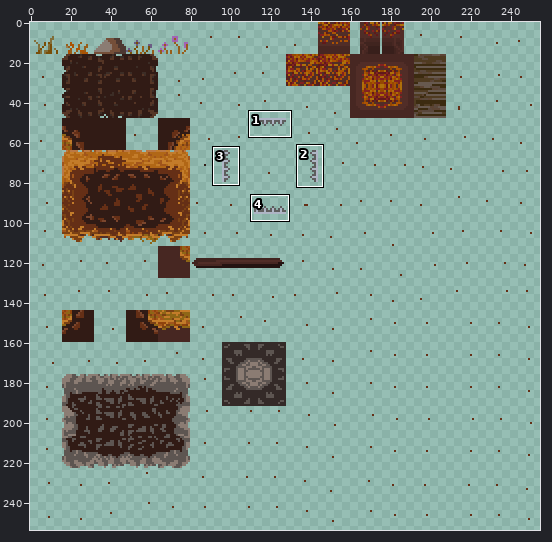
Sprite sheet: Amano/Assets/Environment/Tileset/Amano_Tileset.png. Above, an overview of the earlier version with the close-up marked.
Close-up. As it was:
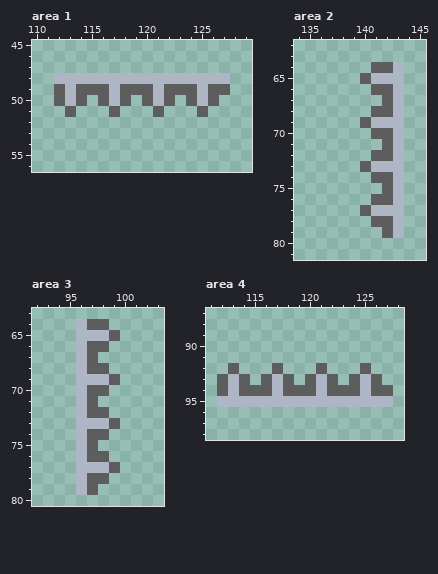
The file is 256x256 pixels. Colours within 5 levels of each other are drawn and written as one. Shown: area 1: x 110..129, y 45..56; area 2: x 134..145, y 62..81; area 3: x 92..103, y 63..80; area 4: x 111..128, y 87..98. The wide view leaves out empty margins. The commit also changed other parts of the picture, which this record leaves out.
Now the later version:
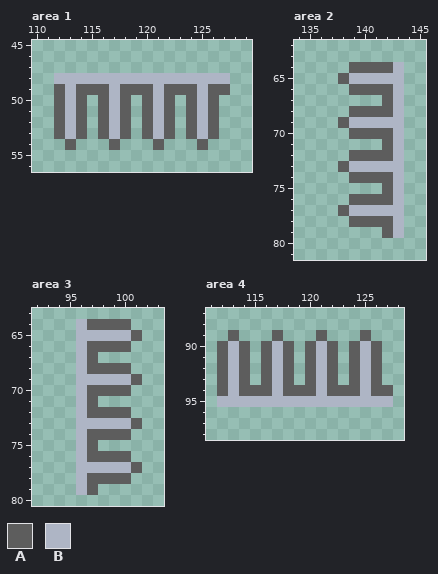
Palette (. is transparent): A #5d5d5d  B #aeb5c5
Edits made:
Changed rows in their new state; - is an unchanged pixel.
Area 1:
first column x 112:
51 ABA-ABA-ABA-ABA
52 ABA-ABA-ABA-ABA
53 ABA-ABA-ABA-ABA
54 -A---A---A---A-
Area 2:
first column x 138:
64 -AA
65 ABB
66 -AA
68 -AA
69 ABB
70 -AA
72 -AA
73 ABB
74 -AA
76 -AA
77 ABB
78 -AA
Area 3:
first column x 99:
64 AA-
65 BBA
66 AA-
68 AA-
69 BBA
70 AA-
72 AA-
73 BBA
74 AA-
76 AA-
77 BBA
78 AA-
Area 4:
first column x 112:
89 -A---A---A---A-
90 ABA-ABA-ABA-ABA
91 ABA-ABA-ABA-ABA
92 ABA-ABA-ABA-ABA
